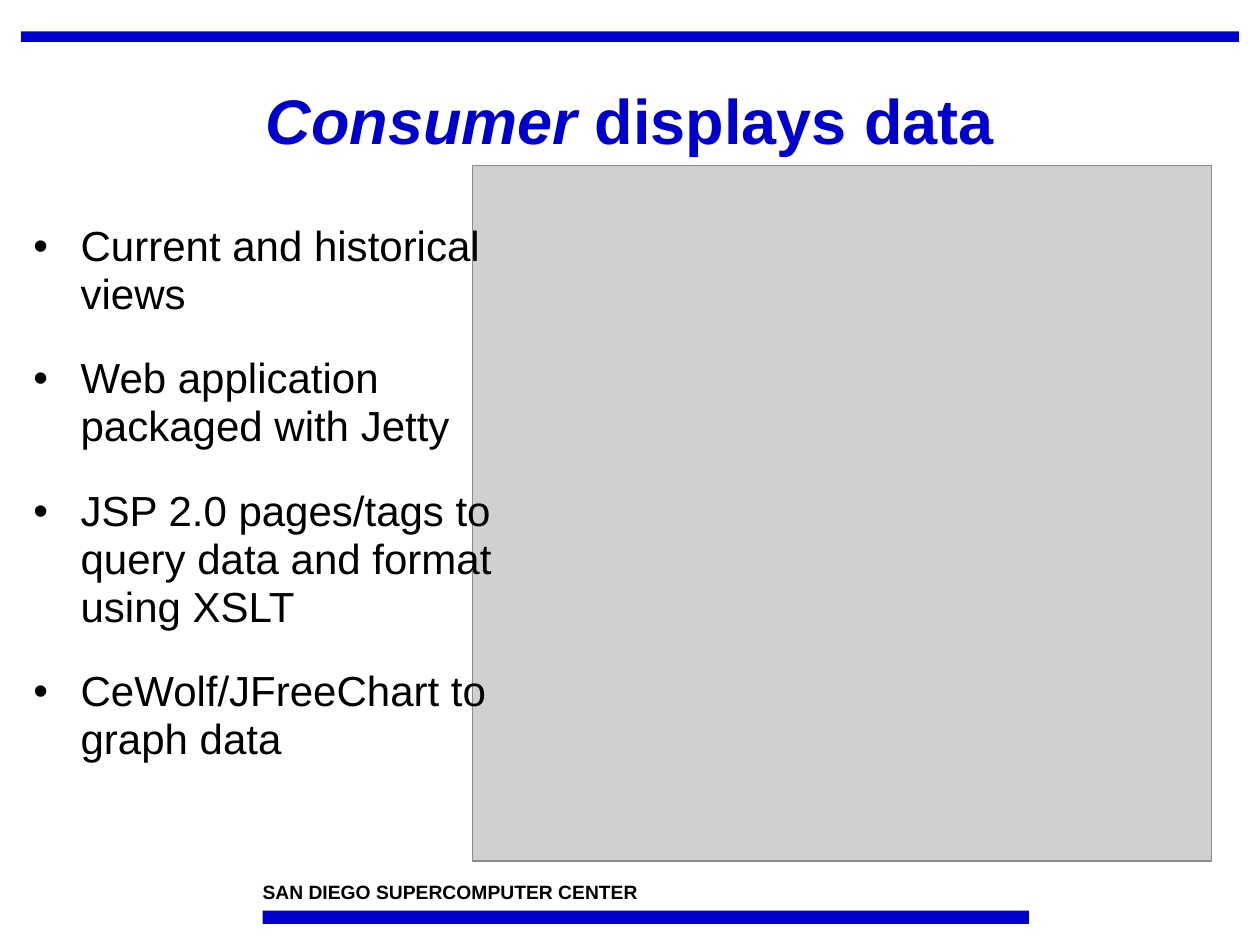
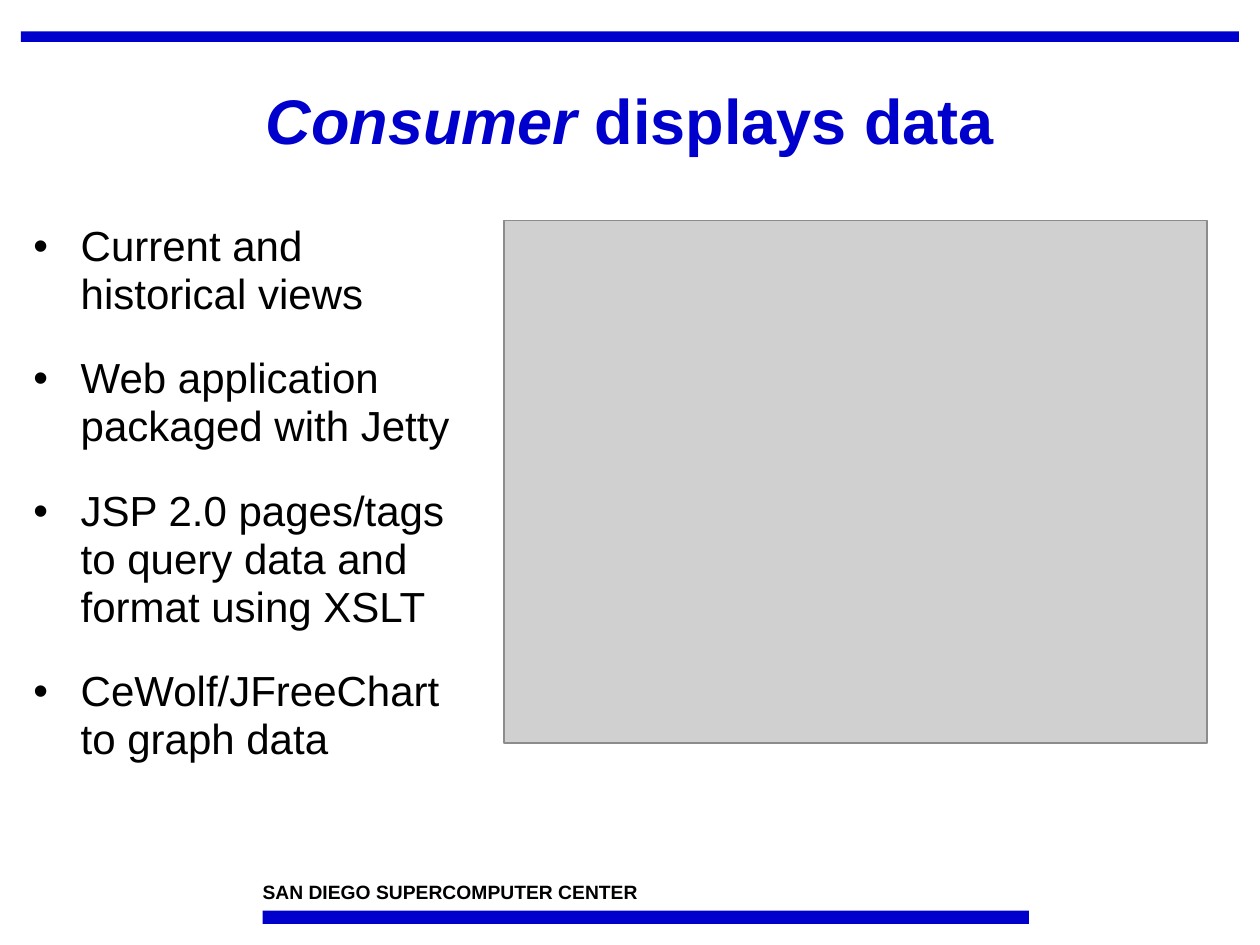
Before and after one commit to IncaProject/inca-xsede, a slide deck: slide 9 of talks/osgc08/inca-osgc08.ppt. Drawn at 1260x945 pixels with LibreOffice and Linux fonts; fonts in the diff are those of the drawing; grey boxes stand for pictures; background and template pictures are left out. Boxes give left, top, right and bottom in pixels: in the first picture for what was removed or moved away, otherwise in the second. Text is boxed around its words. In the diff, an @@ line names an element or a change of style, - is before the commit and + after.

```diff
--- a/talks/osgc08/inca-osgc08.ppt
+++ b/talks/osgc08/inca-osgc08.ppt
@@ text "Current and historical views" rewrapped from (81,227,491,763) to (81,230,450,763) @@
@@ picture: place and size @@
-picture at (472,165,1212,861)
+picture at (504,220,1207,743)
```
Also in this commit, not shown: 8 other slides changed, 3 slides removed, 1 other file.
